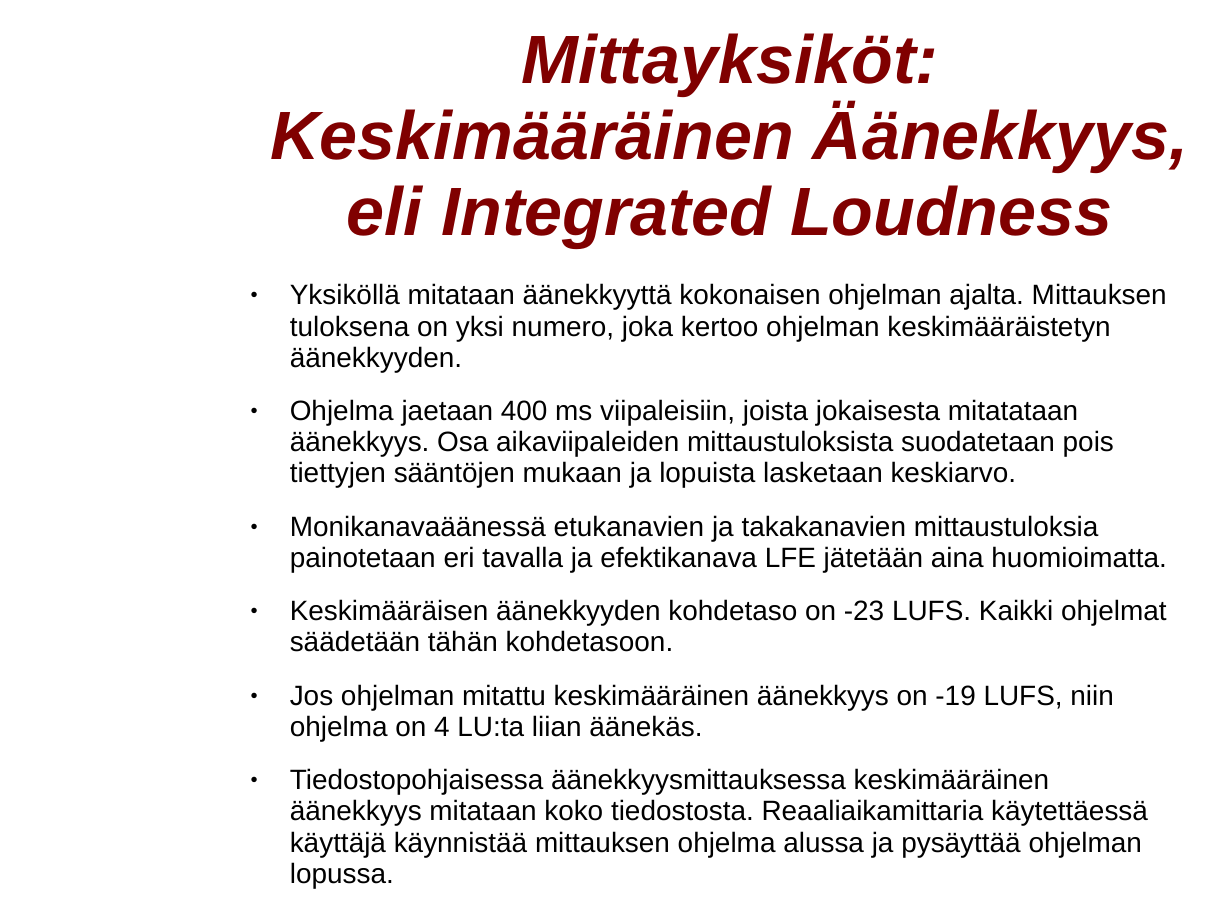
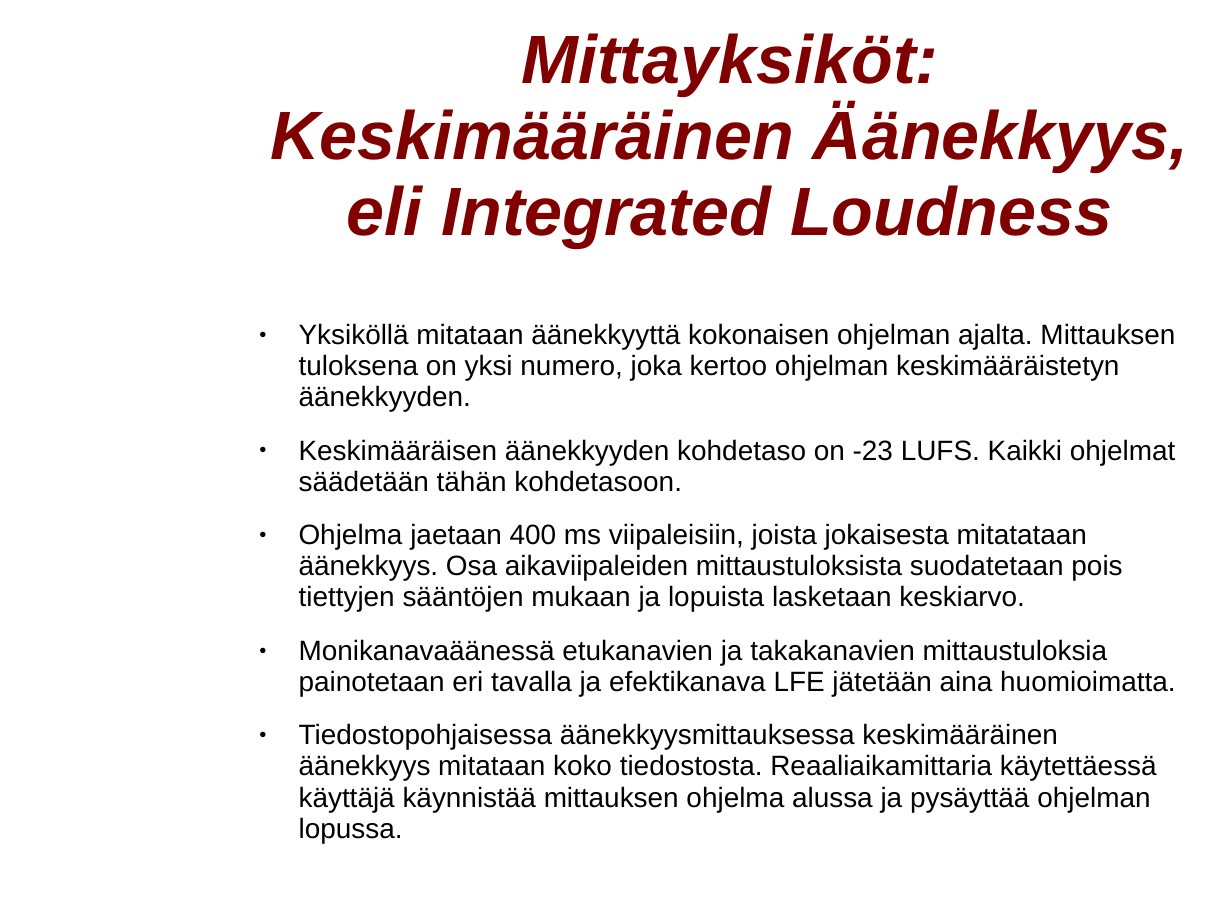
Before and after one commit to mhartzel/Introduction_To_Loudness_Correction, a slide deck: slide 10 of odp/Aanekkyyden Hallinta.odp. Drawn at 1232x924 pixels with LibreOffice and Linux fonts; fonts in the diff are those of the drawing; background and template pictures are left out. Boxes give left, top, right and bottom in pixels: in the first picture for what was removed or moved away, otherwise in the second. Text is boxed around its words. In the diff, an @@ line names an element or a change of style, - is before the commit and + after.

```diff
--- a/odp/Aanekkyyden Hallinta.odp
+++ b/odp/Aanekkyyden Hallinta.odp
@@ text "Yksiköllä mitataan äänekkyyttä kokonaisen ohjelman ..." moved from (x1=290, y1=283, x2=1167, y2=888) to (x1=299, y1=323, x2=1176, y2=843) @@
@@ text at (x1=299, y1=439, x2=1176, y2=492): paragraph added @@
+● Keskimääräisen äänekkyyden kohdetaso on -23 LUFS. Kaikki ohjelmat säädetään tähän kohdetasoon.
@@ text at (x1=290, y1=599, x2=1167, y2=741): paragraphs removed @@
-● Keskimääräisen äänekkyyden kohdetaso on -23 LUFS. Kaikki ohjelmat säädetään tähän kohdetasoon.
-● Jos ohjelman mitattu keskimääräinen äänekkyys on -19 LUFS, niin ohjelma on 4 LU:ta liian äänekäs.
```
Also in this commit, not shown: 6 other slides changed, 1 other file.
